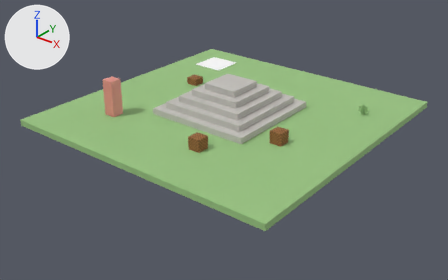
One commit to the glTF model KotH.Probes/Resources/MapPackages/Sample/map.glb: the scene before it, then after it.
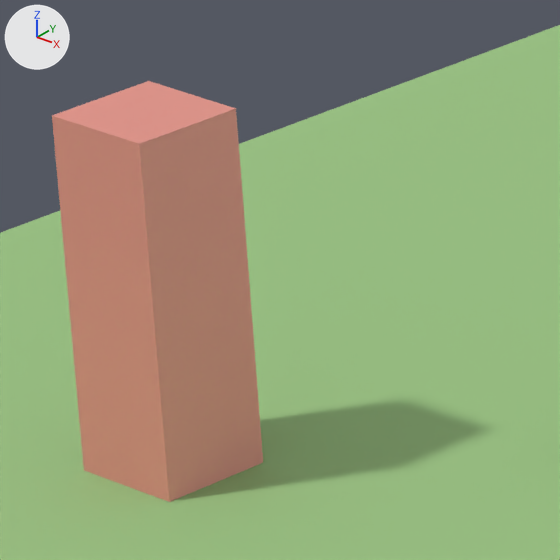
The first picture shows the older version from a 50 mm camera at (58.4, -74.8, 40.5) aimed at (1.1, -3.1, -3.9). The close-ups show the older and then the newer version on the part from 22% to 34% of the width and 24% to 44% of the height of that picture. Only the edits that show in the close-ups are written down. Every picture has the same lights, and +X, +Y and +Z are marked at upper left.

In view in the first close-up: 'Ground', 'Pillar'.
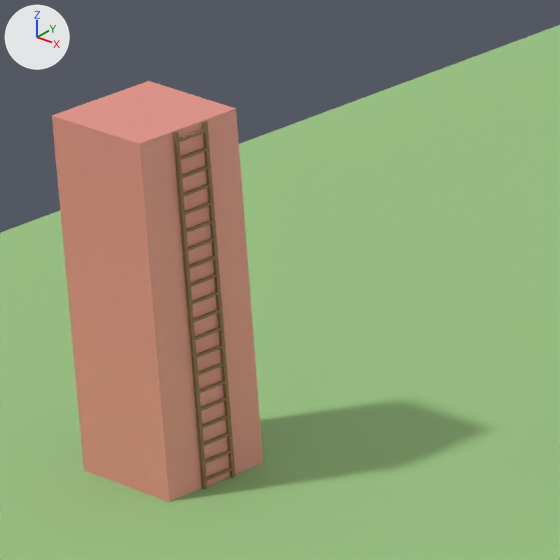
Location of each change, (x1, y1, x2, y2) in pixels of the close-ups (560 x 560 px):
'Ladder 1', added (brown)
    after: (173, 121, 235, 489)

Patch to the scene script:
```diff
--- a/KotH.Probes/Resources/MapPackages/Sample/map.glb.py
+++ b/KotH.Probes/Resources/MapPackages/Sample/map.glb.py
@@ mat_koth_ladder_wood @@
+mat_koth_ladder_wood = principled_material('KotH ladder wood')
+mat_koth_ladder_wood.base_color = (0.3, 0.17, 0.08)  # brown #957350
+mat_koth_ladder_wood.roughness = 0.85
@@ me_ladder_1 @@
+me_ladder_1.from_pydata(...)  # 176 vertices, 264 faces; spans x -12.98..-12.92, y -13.33..-12.67, z 0.01..6.0
+me_ladder_1.materials.append(mat_koth_ladder_wood)  # brown #957350
@@ ob_ladder_1 @@
+ob_ladder_1 = bpy.data.objects.new('Ladder 1', me_ladder_1)
+ob_ladder_1.location = (0.0, 0.0, 0.0)
```
